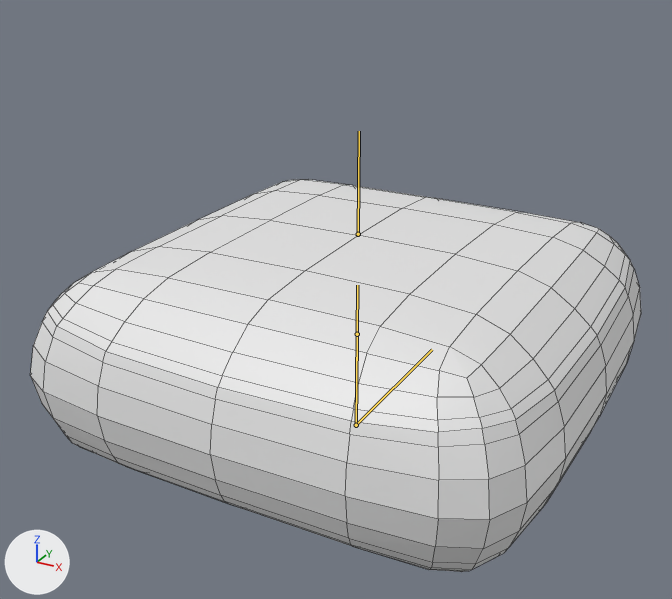
The Blender file cube.blend, before and after one commit.
One viewpoint serves both versions: a 50 mm lens placed at (1.94, -3.75, 2.57), pointed at (-0.04, -0.14, 0.77). The lights are fixed; the arrows at lower left show +X, +Y and +Z. Both versions are drawn at the pose saved in each file; the numbers are the values there. The bones that bend it are drawn over the model as lines. Mesh edges are drawn as thin lines.
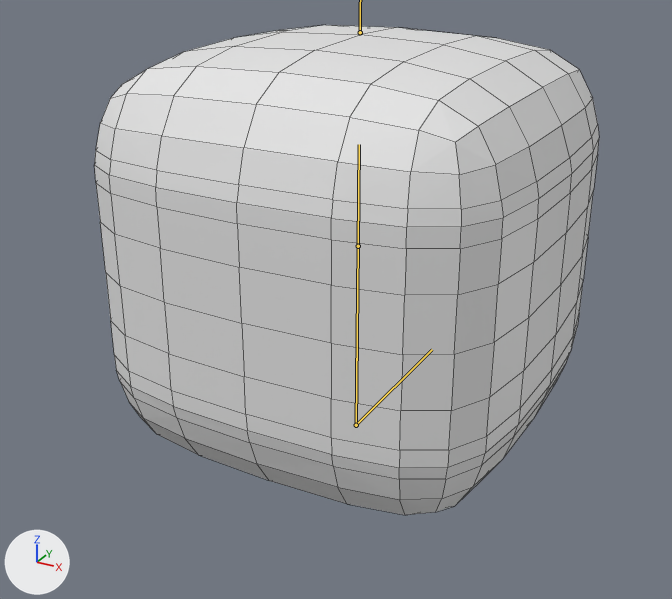
Pixel boxes [x1, y1, x2, y2] of what changed, in the pictures (672 x 599 px):
'Cube', posed (17% narrower, 25% taller): before [30, 180, 641, 572]; after [94, 25, 599, 515]

The edits, one by one:
Bone 't_ctrl' (bone_t_ctrl) moves from (0.0, -0.937, 0.0) to (0.0, 0.0, 0.0).
